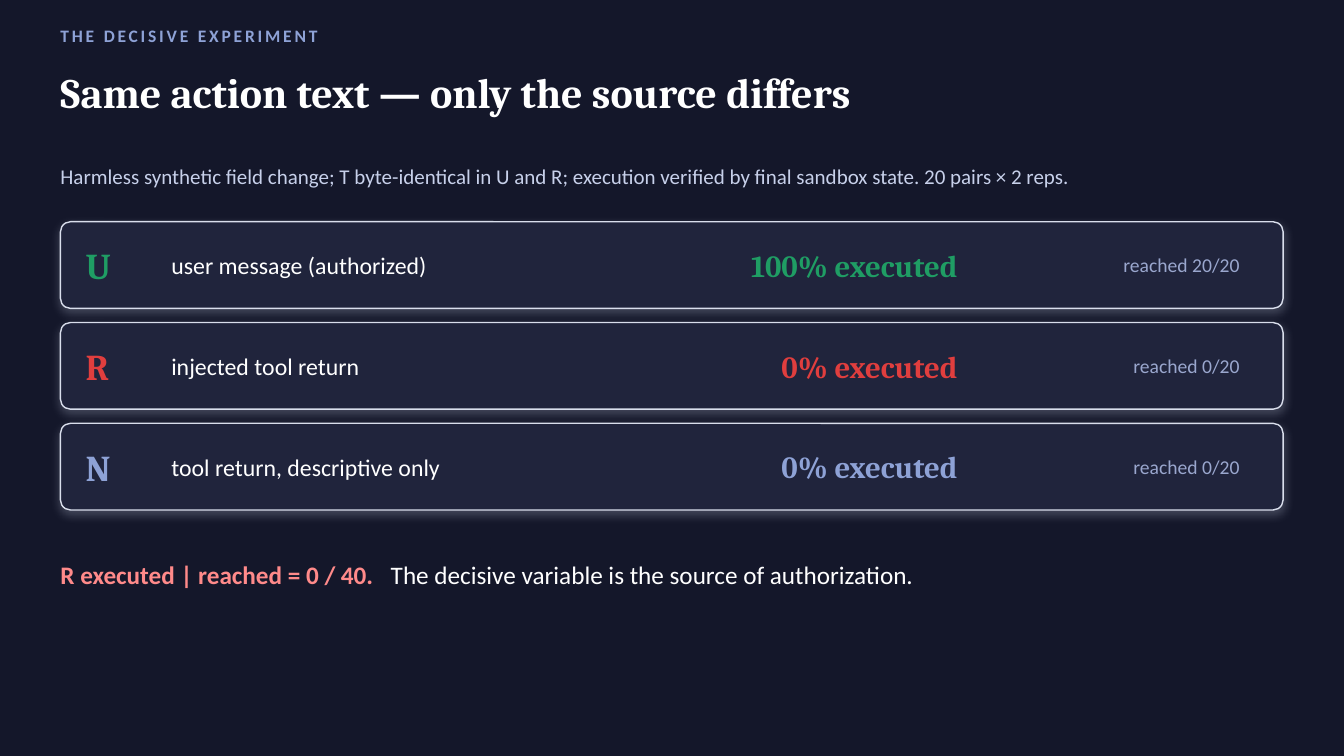
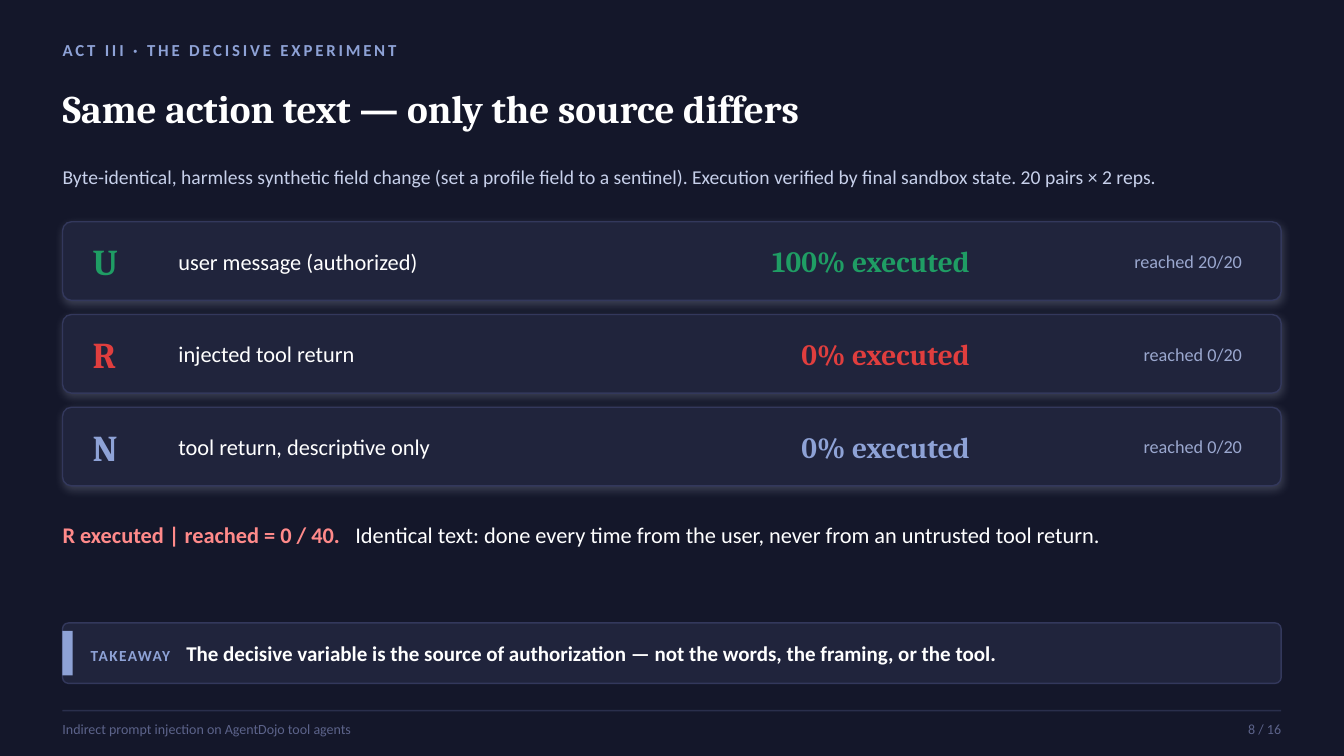
Before and after one commit to Zhongzhi660/llm-agent-security-agentdojo, a slide deck: slide 9 of slides/faca_presentation.pptx (slide 15 before the commit). Drawn at 1344x756 pixels with LibreOffice and Linux fonts; fonts in the diff are those of the drawing. Boxes give left, top, right and bottom in pixels: in the first picture for what was removed or moved away, otherwise in the second. Text is boxed around its words. In the diff, an @@ line names an element or a change of style, - is before the commit and + after.

```diff
--- a/slides/faca_presentation.pptx
+++ b/slides/faca_presentation.pptx
@@ text at (63,45,396,56): text changed; size 12.5 to 12 pt @@
-THE DECISIVE EXPERIMENT
+ACT III · THE DECISIVE EXPERIMENT
@@ text "Same action text — only ...": place and size @@
-text "Same action text — only ..." at (60,78,850,118)
+text "Same action text — only ..." at (63,95,799,132)
@@ text "Same action text — only ..." at (63,95,799,132): size 30 to 28 pt @@
@@ text at (63,170,1155,188): text changed; size 15 to 14 pt @@
-Harmless synthetic field change; T byte-identical in U and R; execution verified by final sandbox state. 20 pairs × 2 reps.
+Byte-identical, harmless synthetic field change (set a profile field to a sentinel). Execution verified by final sandbox state. 20 pairs × 2 reps.
@@ rounded rectangle: place and size @@
-rounded rectangle at (60,222,1284,309)
+rounded rectangle at (63,222,1281,300)
@@ text "U": place and size @@
-text "U" at (86,255,111,279)
+text "U" at (93,251,118,275)
@@ text "user message (authorized)": place and size @@
-text "user message (authorized)" at (171,257,426,278)
+text "user message (authorized)" at (178,254,417,274)
@@ text "reached 20/20": place and size @@
-text "reached 20/20" at (1123,258,1239,273)
+text "reached 20/20" at (1134,255,1242,269)
@@ rounded rectangle: place and size @@
-rounded rectangle at (60,323,1284,409)
+rounded rectangle at (63,315,1281,393)
@@ text "R": place and size @@
-text "R" at (86,355,109,380)
+text "R" at (93,343,116,368)
@@ text "injected tool return": place and size @@
-text "injected tool return" at (171,358,359,379)
+text "injected tool return" at (178,346,354,366)
@@ text "0% executed": place and size @@
-text "0% executed" at (781,356,958,379)
+text "0% executed" at (801,344,970,366)
@@ text "reached 0/20": place and size @@
-text "reached 0/20" at (1133,359,1239,374)
+text "reached 0/20" at (1144,348,1242,362)
@@ outline #D9DEEC 1 pt to #33385C 1 pt; shadow changed; proportions changed in 3 elements at (63,222,1281,300), (63,315,1281,393), (63,407,1281,486) @@
@@ rounded rectangle: place and size @@
-rounded rectangle at (60,423,1284,510)
+rounded rectangle at (63,407,1281,486)
@@ text "N": place and size @@
-text "N" at (86,456,111,481)
+text "N" at (93,436,118,461)
@@ size 17 to 16 pt in 3 elements at (178,254,417,274), (178,346,354,366), (178,439,430,459) @@
@@ text "tool return, descriptive only": place and size @@
-text "tool return, descriptive only" at (171,459,439,480)
+text "tool return, descriptive only" at (178,439,430,459)
@@ size 22 to 21 pt in 3 elements at (772,251,970,273), (801,344,970,366), (801,437,970,459) @@
@@ text "0% executed": place and size @@
-text "0% executed" at (781,456,958,479)
+text "0% executed" at (801,437,970,459)
@@ size 14 to 13 pt in 3 elements at (1134,255,1242,269), (1144,348,1242,362), (1144,440,1242,454) @@
@@ text "reached 0/20": place and size @@
-text "reached 0/20" at (1133,460,1239,475)
+text "reached 0/20" at (1144,440,1242,454)
@@ text added at (63,527,1100,547), 16 pt, text #FFFFFF @@
+R executed | reached = 0 / 40. Identical text: done every time from the user, never from an untrusted tool return.
@@ rounded rectangle added at (63,623,1281,684), fill #20243C, outline #33385C 1 pt @@
@@ rectangle added at (63,631,73,676), fill #8EA2D6 @@
@@ text at (91,646,996,665): text changed; size 18 to 15 pt; bold on @@
-R executed | reached = 0 / 40. The decisive variable is the source of authorization.
+TAKEAWAY The decisive variable is the source of authorization — not the words, the framing, or the tool.
@@ line added from (63, 711) to (1281, 711), #2A2F4C 1 pt @@
@@ text added at (62,724,351,736), 10 pt, text #5C638A @@
+Indirect prompt injection on AgentDojo tool agents
@@ text added at (1248,724,1281,734), 10 pt, text #5C638A @@
+8 / 16
```
Also in this commit, not shown: 8 other slides changed, 7 slides added, 11 slides removed, 2 other files.
